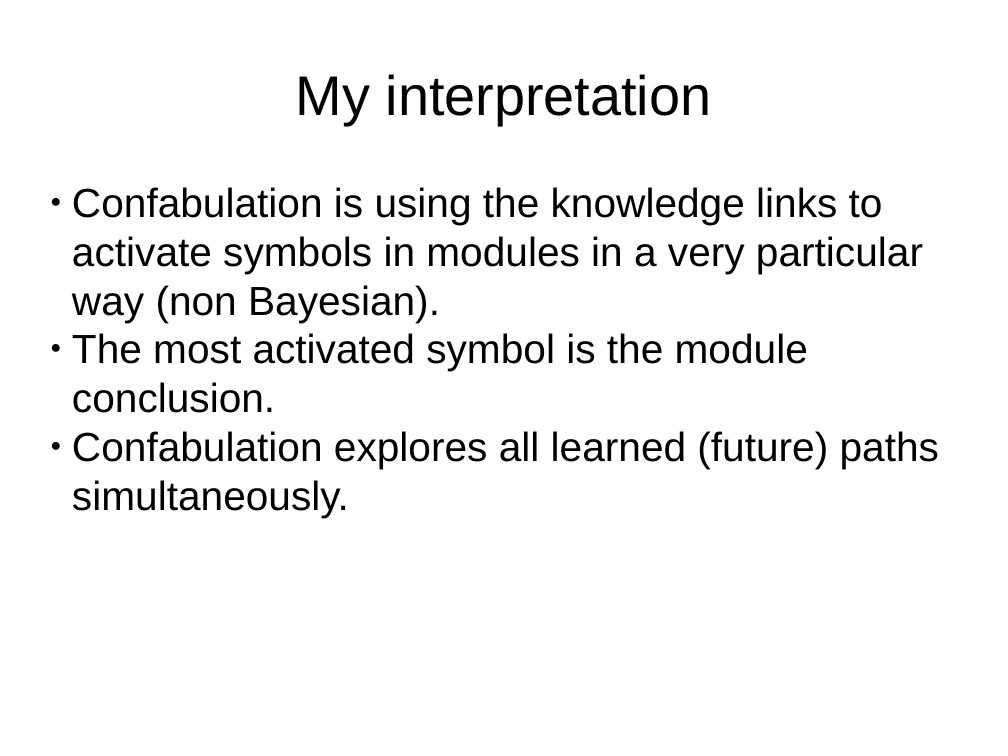
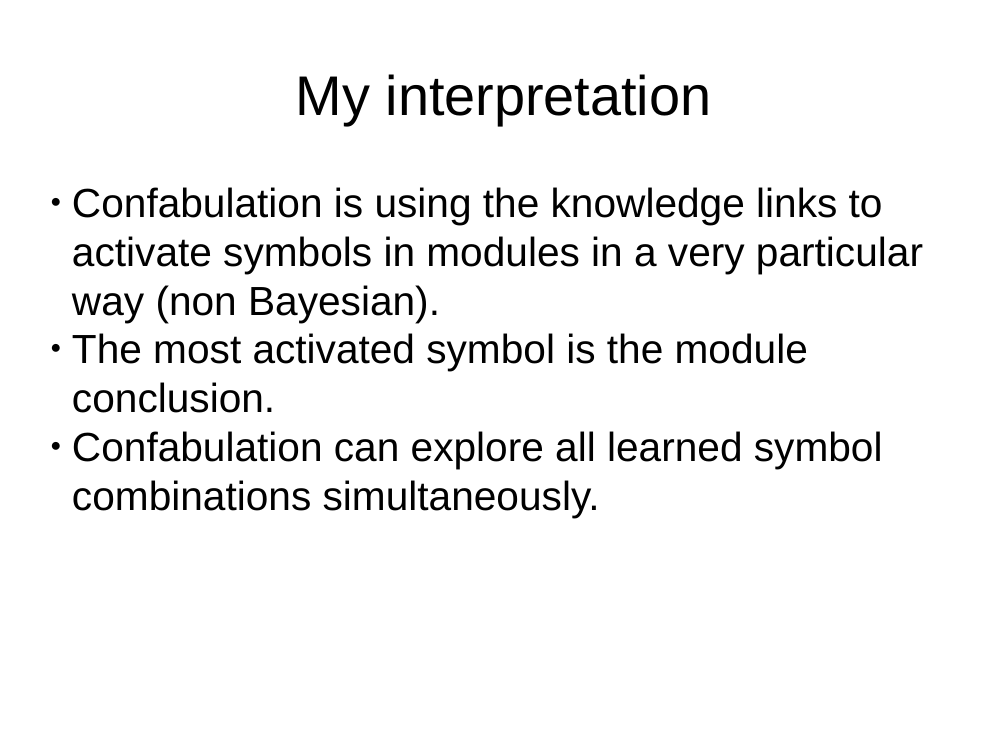
Before and after one commit to DyzLecticus/Zeesoft, a slide deck: slide 8 of V3.0/doc/Zeesoft Open Source Artificial Cognition.odp. Drawn at 1008x756 pixels with LibreOffice and Linux fonts; fonts in the diff are those of the drawing. Boxes give left, top, right and bottom in pixels: in the first picture for what was removed or moved away, otherwise in the second. Text is boxed around its words. In the diff, an @@ line names an element or a change of style, - is before the commit and + after.

```diff
--- a/V3.0/doc/Zeesoft Open Source Artificial Cognition.odp
+++ b/V3.0/doc/Zeesoft Open Source Artificial Cognition.odp
@@ subtitle at [72, 431, 883, 517]: text changed @@
-● Confabulation explores all learned (future) paths simultaneously.
+● Confabulation can explore all learned symbol combinations simultaneously.
```
Also in this commit, not shown: 3 other slides changed.
